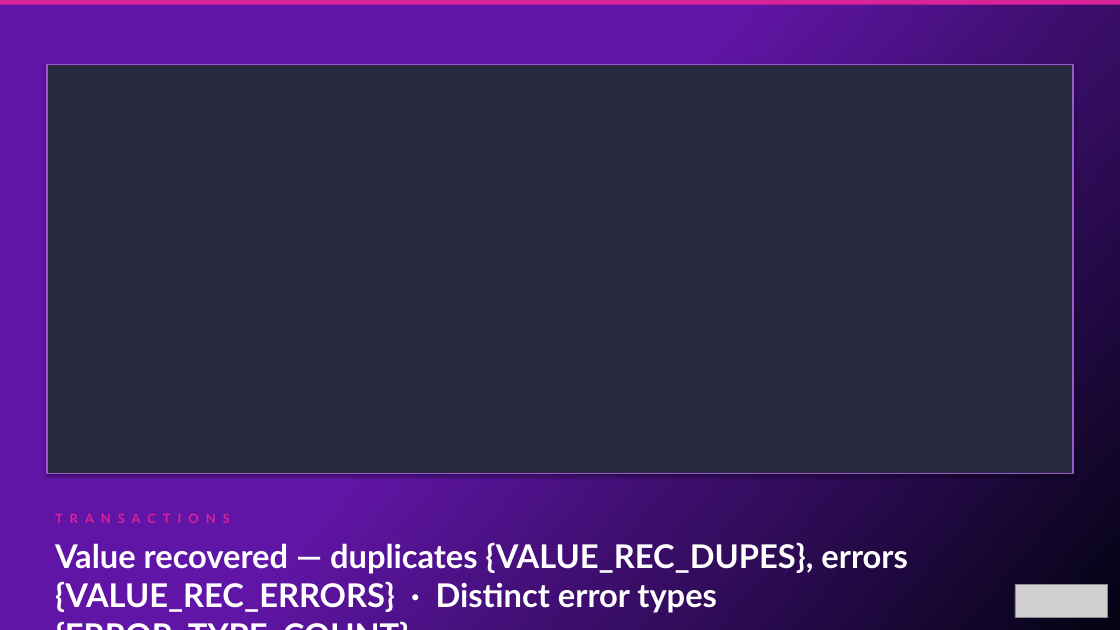
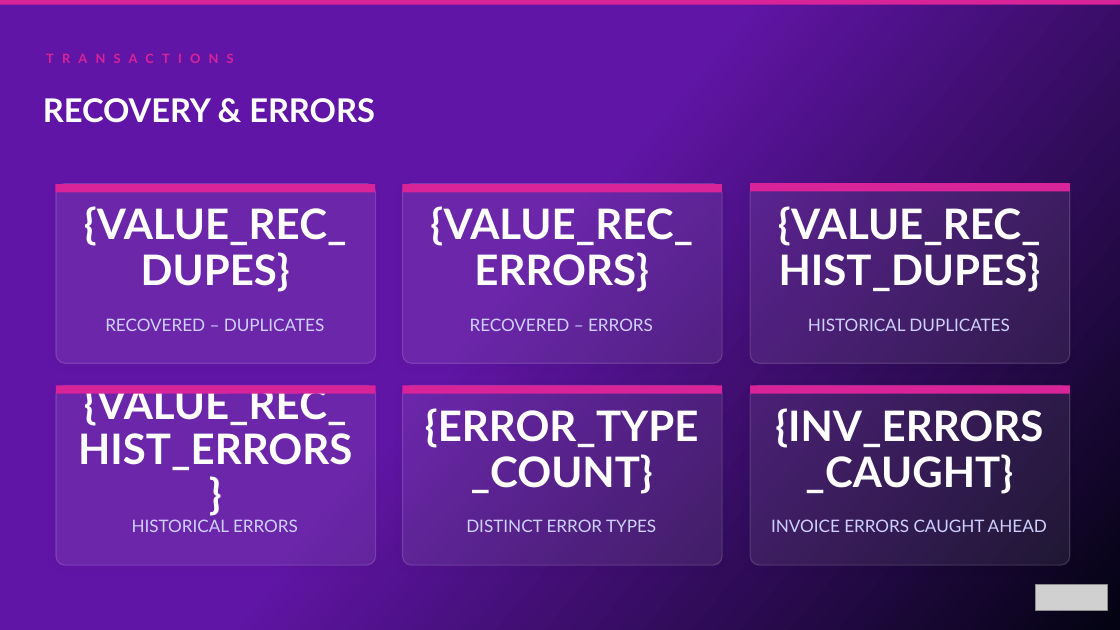
Before and after one commit to oresanniowo-beep/EBR-Gen-v2, a slide deck: slide 22 of EBR_Template.pptx (slide 44 before the commit). Drawn at 1120x630 pixels with LibreOffice and Linux fonts; fonts in the diff are those of the drawing; grey boxes stand for pictures. Boxes give left, top, right and bottom in pixels: in the first picture for what was removed or moved away, otherwise in the second. Text is boxed around its words. In the diff, an @@ line names an element or a change of style, - is before the commit and + after.

```diff
--- a/EBR_Template.pptx
+++ b/EBR_Template.pptx
@@ text "TRANSACTIONS": place and size @@
-text "TRANSACTIONS" at [47, 507, 1074, 533]
+text "TRANSACTIONS" at [46, 45, 382, 72]
@@ text "TRANSACTIONS" at [46, 45, 382, 72]: letter spacing 6 to 7 pt; vertical alignment top to middle @@
@@ rectangle removed at [47, 65, 1074, 474] @@
@@ text added at [43, 98, 375, 123], 28 pt, text #FFFFFF, bold @@
+RECOVERY & ERRORS
@@ rectangle added at [55, 184, 376, 192], fill #D92398 @@
@@ rounded rectangle added at [56, 184, 376, 364], fill #FFFFFF at 8% opacity, outline #FFFFFF 1 pt @@
@@ text added at [84, 206, 347, 292], 36 pt, text #FFFFFF, bold @@
+{VALUE_REC_DUPES}
@@ rounded rectangle added at [402, 184, 723, 364], fill #FFFFFF at 8% opacity, outline #FFFFFF 1 pt @@
@@ rectangle added at [402, 184, 723, 192], fill #D92398 @@
@@ text added at [430, 206, 693, 292], 36 pt, text #FFFFFF, bold @@
+{VALUE_REC_ERRORS}
@@ rounded rectangle added at [750, 184, 1070, 364], fill #FFFFFF at 8% opacity, outline #FFFFFF 1 pt @@
@@ rectangle added at [750, 183, 1070, 192], fill #D92398 @@
@@ text added at [778, 206, 1041, 292], 36 pt, text #FFFFFF, bold @@
+{VALUE_REC_HIST_DUPES}
@@ text added at [105, 318, 324, 331], 14.7 pt, text #CED1FF @@
+RECOVERED – DUPLICATES
@@ text added at [470, 318, 653, 331], 14.7 pt, text #CED1FF @@
+RECOVERED – ERRORS
@@ text added at [808, 318, 1009, 331], 14.7 pt, text #CED1FF @@
+HISTORICAL DUPLICATES
@@ rounded rectangle added at [56, 386, 376, 565], fill #FFFFFF at 8% opacity, outline #FFFFFF 1 pt @@
@@ rectangle added at [56, 386, 376, 394], fill #D92398 @@
@@ text added at [78, 385, 352, 470], 36 pt, text #FFFFFF, bold @@
+{VALUE_REC_HIST_ERRORS}
@@ rounded rectangle added at [402, 386, 723, 565], fill #FFFFFF at 8% opacity, outline #FFFFFF 1 pt @@
@@ rectangle added at [402, 386, 723, 394], fill #D92398 @@
@@ rounded rectangle added at [750, 386, 1070, 565], fill #FFFFFF at 8% opacity, outline #FFFFFF 1 pt @@
@@ rectangle added at [750, 386, 1070, 394], fill #D92398 @@
@@ text added at [425, 408, 699, 494], 36 pt, text #FFFFFF, bold @@
+{ERROR_TYPE_COUNT}
@@ text added at [775, 408, 1043, 494], 36 pt, text #FFFFFF, bold @@
+{INV_ERRORS_CAUGHT}
@@ text added at [132, 519, 298, 532], 14.7 pt, text #CED1FF @@
+HISTORICAL ERRORS
@@ text added at [466, 519, 656, 532], 14.7 pt, text #CED1FF @@
+DISTINCT ERROR TYPES
@@ text added at [771, 519, 1047, 532], 14.7 pt, text #CED1FF @@
+INVOICE ERRORS CAUGHT AHEAD
@@ text removed at [55, 542, 908, 613] @@
-Value recovered — duplicates {VALUE_REC_DUPES}, errors {VALUE_REC_ERRORS} · Distinct error types {ERROR_TYPE_COUNT}
@@ picture: place and size @@
-picture at [1015, 585, 1107, 618]
+picture at [1036, 585, 1108, 611]
```
Also in this commit, not shown: 11 other slides changed, 1 slide added, 1 slide removed.
